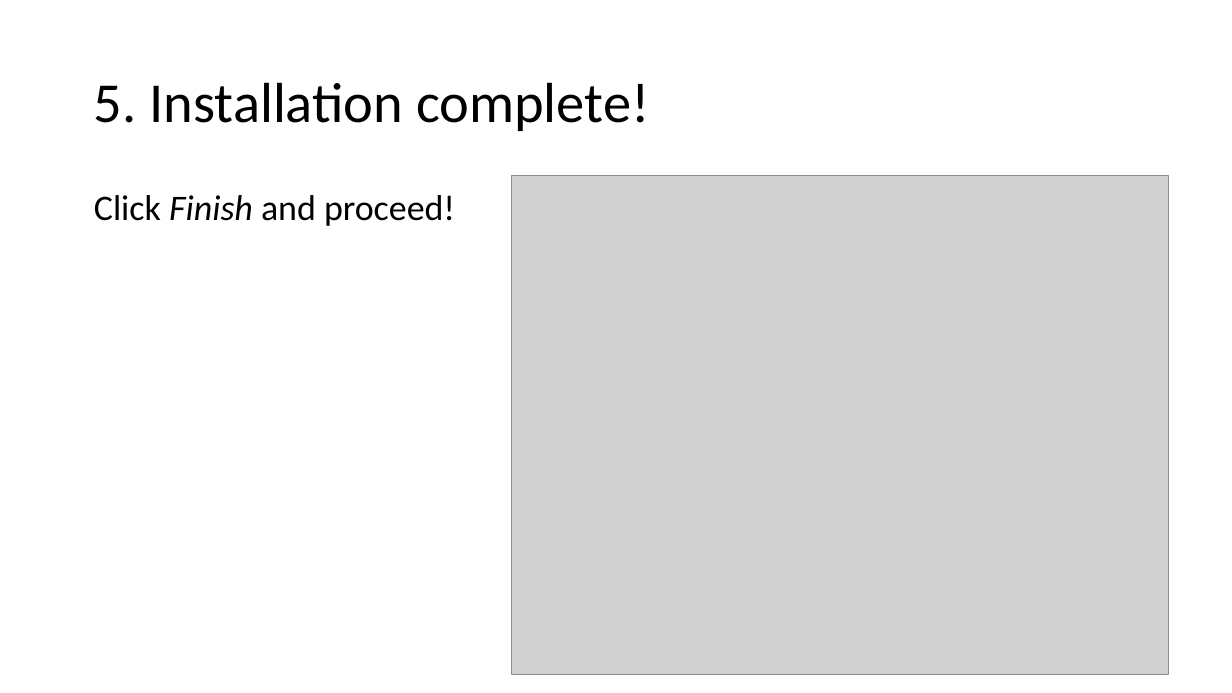
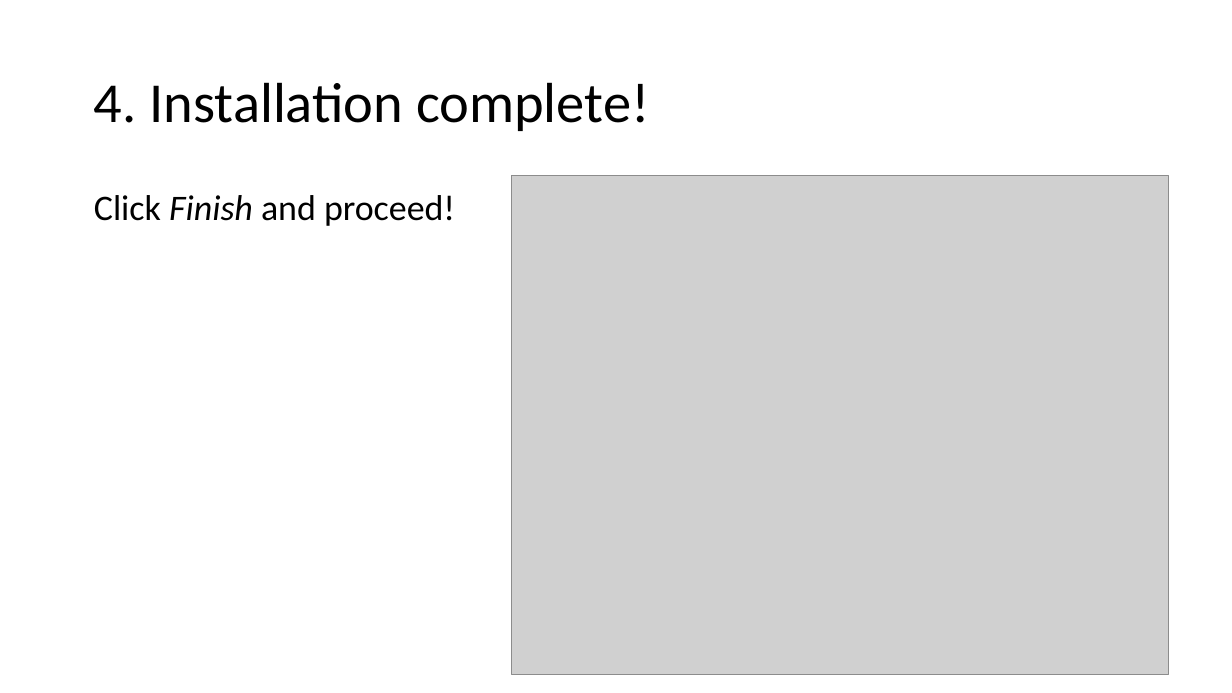
Before and after one commit to aolins/pbc, a slide deck: slide 25 of javadb/resources/Installing MySQL .pptx (slide 26 before the commit). Drawn at 1232x693 pixels with LibreOffice and Linux fonts; fonts in the diff are those of the drawing; grey boxes stand for pictures. Boxes give left, top, right and bottom in pixels: in the first picture for what was removed or moved away, otherwise in the second. Text is boxed around its words. In the diff, an @@ line names an element or a change of style, - is before the commit and + after.

Commit message:
Updated the MySQL Installation instruction.

```diff
--- a/javadb/resources/Installing MySQL .pptx
+++ b/javadb/resources/Installing MySQL .pptx
@@ title at [94,82,649,131]: text changed @@
-5. Installation complete!
+4. Installation complete!
```
Also in this commit, not shown: 12 other slides changed, 1 slide added, 2 slides removed.
